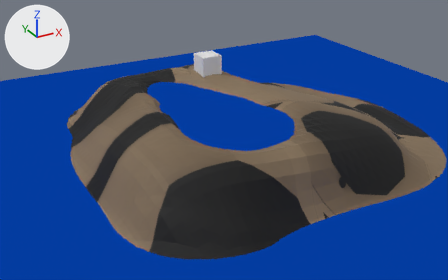
A saved change to the Blender file src/models/map/map2.blend.
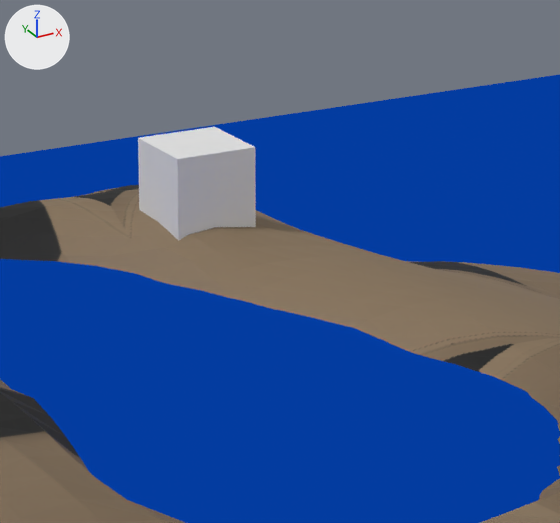
The first picture shows the older version from a 50 mm camera at (-104.1, -168.4, 86.1) aimed at (-7.5, 7.1, -1.6). The close-ups show both versions on the part from 36% to 66% of the width and 7% to 52% of the height of that picture. Lighting does not change. The marker at upper left points along +X, +Y and +Z.

The first close-up shows 'Cube', 'ground', 'lake', 'sea'.
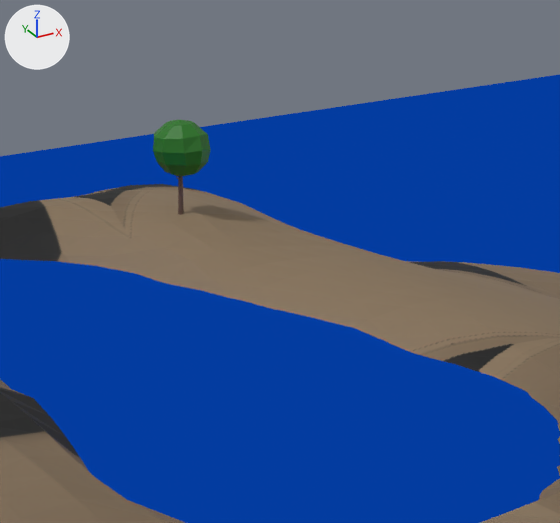
Changed parts and their boxes [x1, y1, x2, y2] in the close-ups (560 x 523 px):
```json
{"object": "Cube", "change": "deleted", "before": [138, 127, 256, 241]}
{"object": "tree", "change": "added", "after": [153, 120, 211, 215], "on screen": "green", "faces in mat_leaves (dark green #1d7114)": [153, 120, 211, 177], "faces in mat_trunk (brown #684f44)": [176, 176, 184, 215]}
```

The change, as JSON lines over the scene's bpy script:
```json
{"op": "add", "block": "mat_trunk", "code": ["mat_trunk = principled_material('trunk')", "mat_trunk.base_color = (0.138, 0.0791, 0.0579)  # brown #684f44"]}
{"op": "add", "block": "mat_leaves", "code": ["mat_leaves = principled_material('leaves')", "mat_leaves.base_color = (0.0123, 0.166, 0.00706)  # dark green #1d7114"]}
{"op": "add", "block": "me_circle_002", "code": ["me_circle_002 = bpy.data.meshes.new('Circle.002')", "me_circle_002.from_pydata(...)  # 169 vertices, 162 faces; spans x -11.0..11.5, y -11.9..11.7, z 0.0..39.4", "# faces by material slot: [57, 105]", "me_circle_002.materials.append(mat_leaves)  # dark green #1d7114", "me_circle_002.materials.append(mat_trunk)  # brown #684f44"]}
{"op": "remove", "block": "ob_cube", "code": ["ob_cube = bpy.data.objects.new('Cube', me_cube)", "ob_cube.location = (-7.2, 19.57, 22.63)", "ob_cube.scale = (3.63, 3.63, 3.63)"]}
{"op": "add", "block": "ob_tree", "code": ["ob_tree = bpy.data.objects.new('tree', me_circle_002)", "ob_tree.location = (-8.63, 19.77, 20.07)", "ob_tree.scale = (0.21, 0.21, 0.21)"]}
```
